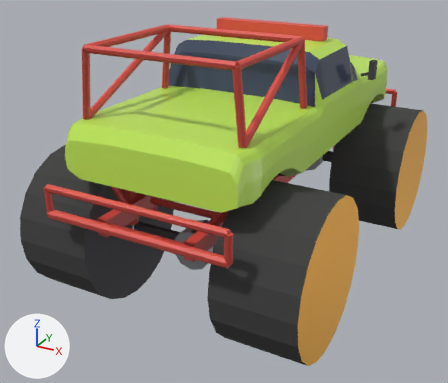
What one commit did to the glTF model models/swamp.glb.
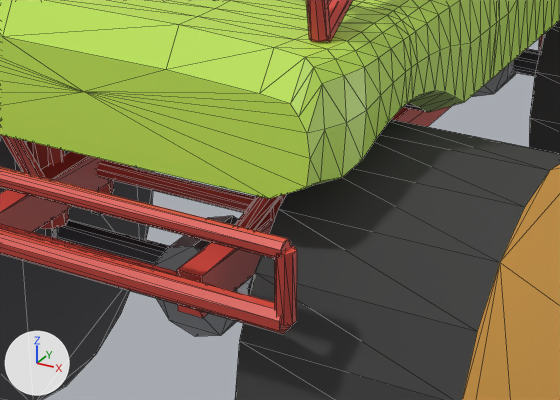
There are two pictures of each version: one whole from a 50 mm camera at (2.86, -5.93, 3.6) aimed at (-0.23, -0.31, 0.79), one close up on the part from 25% to 76% of the width and 34% to 77% of the height. The lights are fixed; the arrows at lower left show +X, +Y and +Z. The older version's two pictures come first. The close-ups show mesh edges as thin lines. Where no turn or scale is listed for an object, it has been applied to the vertices. Vertices at exactly the same position are counted once.

The older version as bpy lines, for what is in view:
```python
ob_axle_f = bpy.data.objects.new('Axle_F', me_axle_f)
ob_axle_f.location = (0.0, 1.45, 0.75)
ob_axle_r = bpy.data.objects.new('Axle_R', me_axle_r)
ob_axle_r.location = (0.0, -1.45, 0.75)
ob_wheel_fr = bpy.data.objects.new('Wheel_FR', me_wheel_fr)
ob_wheel_fr.location = (1.05, 1.45, 0.75)
# also in view: 'Body' at (0.0, 0.01, 1.92); 'Frame' at (0.0, 0.08, 1.83); 'Wheel_RL' at (-1.05, -1.45, 0.75); 'Wheel_RR' at (1.05, -1.45, 0.75)
```
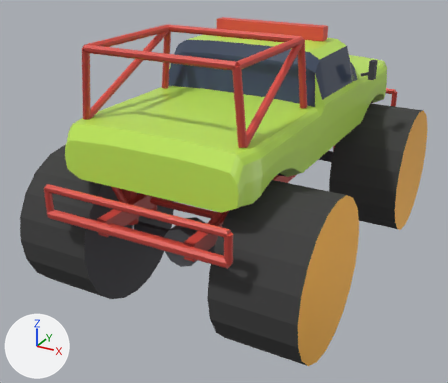
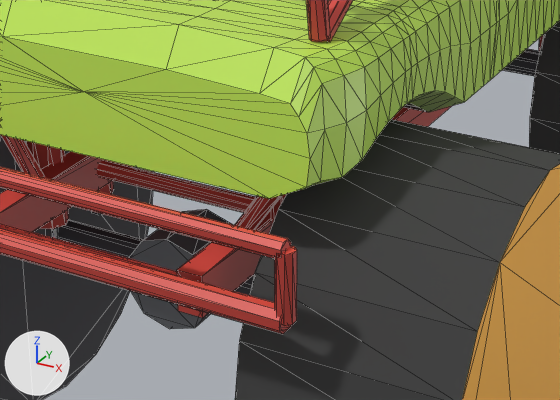
Boxes (x1, y1, x2, y2) around the edits, measured in the close-ups (560 x 400 px; the box of a moved part takes in the faces that stretch with it):
'Axle_R', reshaped
    before: (26, 141, 287, 337)
    after: (26, 141, 287, 329)
'Axle_F', reshaped
    before: (472, 34, 544, 97)
    after: (503, 34, 544, 76)
part 1 of me_axle_f, moved or reshaped (not visible afterwards)
    before: (472, 48, 528, 97)
part 2 of me_axle_r, moved or reshaped
    before: (154, 216, 252, 337)
    after: (129, 209, 233, 329)

What changed in the scene script:
```text
Change mat_steel_swamp:
    where n0 = _N.new('ShaderNodeBsdfPrincipled'); n0.name = 'Principled BSDF'
    remove n0.inputs[2].default_value = 0.35  # 'Roughness'
    n0.inputs[1].default_value: 0.8 -> 0.4  # 'Metallic'
    where n2 = _N.new('ShaderNodeMix'); n2.name = 'Mix'
    n2.inputs[7].default_value: (0.4, 0.41, 0.44, 1.0) -> (0.2, 0.21, 0.23, 1.0)  # 'B', grey #aaacb1 -> 'B', grey #7c7e84
Change me_axle_f:
    where me_axle_f.from_pydata(...)  # 148 vertices, 252 faces; spans x -0.8..0.8, y -0.26..0.24, z -0.2..0.67
    used by ob_axle_f; location = (0.0, 1.45, 0.75)
    me_axle_f part 1: the loose piece of 20 vertices spanning x -0.07..0.31, y -0.15..0.15, z -0.2..0.2 is moved by (-0.12, 0.0, 0.0)
Change me_axle_r:
    where me_axle_r.from_pydata(...)  # 148 vertices, 252 faces; spans x -0.8..0.8, y -0.24..0.26, z -0.2..0.67
    used by ob_axle_r; location = (0.0, -1.45, 0.75)
    me_axle_r part 2: the loose piece of 20 vertices spanning x -0.07..0.31, y -0.15..0.15, z -0.2..0.2 is moved by (-0.12, 0.0, 0.0)
```
